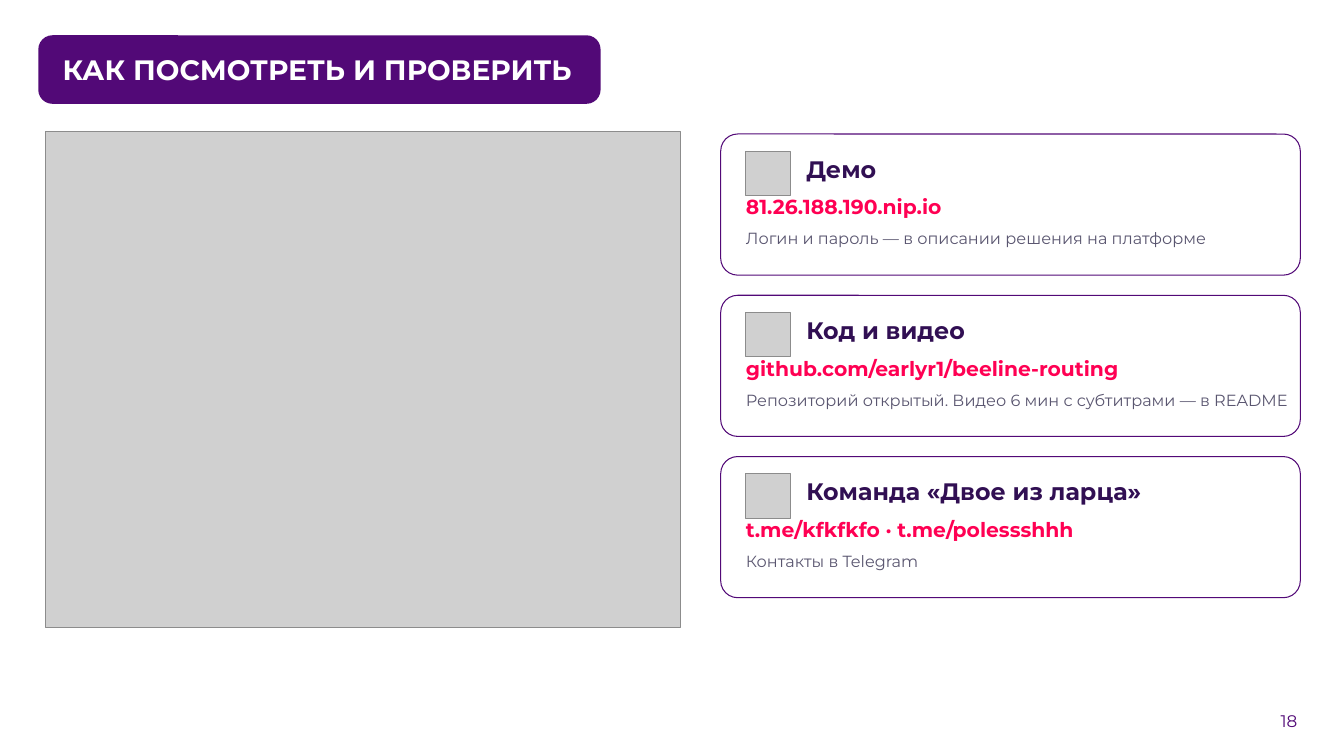
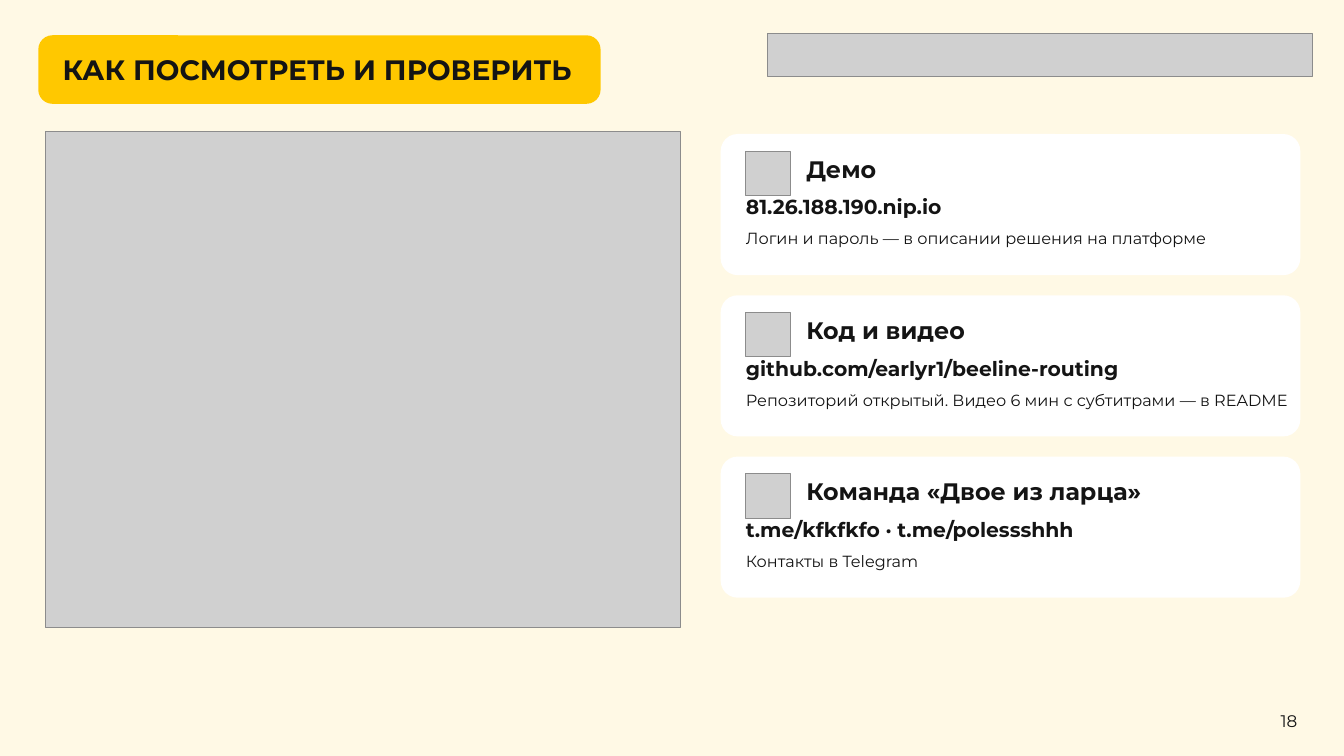
Before and after one commit to earlyr1/beeline-routing, a slide deck: slide 18 of ЛЦТ2026_Презентация_верные_обязательные_слайды.pptx. Drawn at 1344x756 pixels with LibreOffice and Linux fonts; fonts in the diff are those of the drawing; grey boxes stand for pictures; background and template pictures are left out. Boxes give left, top, right and bottom in pixels: in the first picture for what was removed or moved away, otherwise in the second. Text is boxed around its words. In the diff, an @@ line names an element or a change of style, - is before the commit and + after.

```diff
--- a/ЛЦТ2026_Презентация_верные_обязательные_слайды.pptx
+++ b/ЛЦТ2026_Презентация_верные_обязательные_слайды.pptx
@@ background picture (left out) to #FFF9E5 @@
@@ rounded rectangle "КАК ПОСМОТРЕТЬ И ПРОВЕРИТЬ" at [38,35,601,104]: text colour #FFFFFF to #141414; fill #520977 to #FFC800 @@
@@ picture added at [768,34,1313,78] @@
@@ outline #520977 0.75 pt to none in 3 elements at [721,134,1301,275], [721,295,1301,437], [721,457,1301,598] @@
@@ text colour #310F53 to #141414 in 3 elements at [806,161,876,182], [806,322,965,342], [806,483,1141,505] @@
@@ text colour #FF0053 to #141414 in 3 elements at [746,194,942,218], [746,356,1118,380], [746,517,1073,541] @@
@@ text colour #5A5670 to #141414 in 3 elements at [746,232,1206,247], [746,394,1287,409], [746,555,919,570] @@
@@ page number at [1281,715,1298,727]: text colour #520977 to #141414 @@
```
Also in this commit, not shown: 12 other slides changed.
